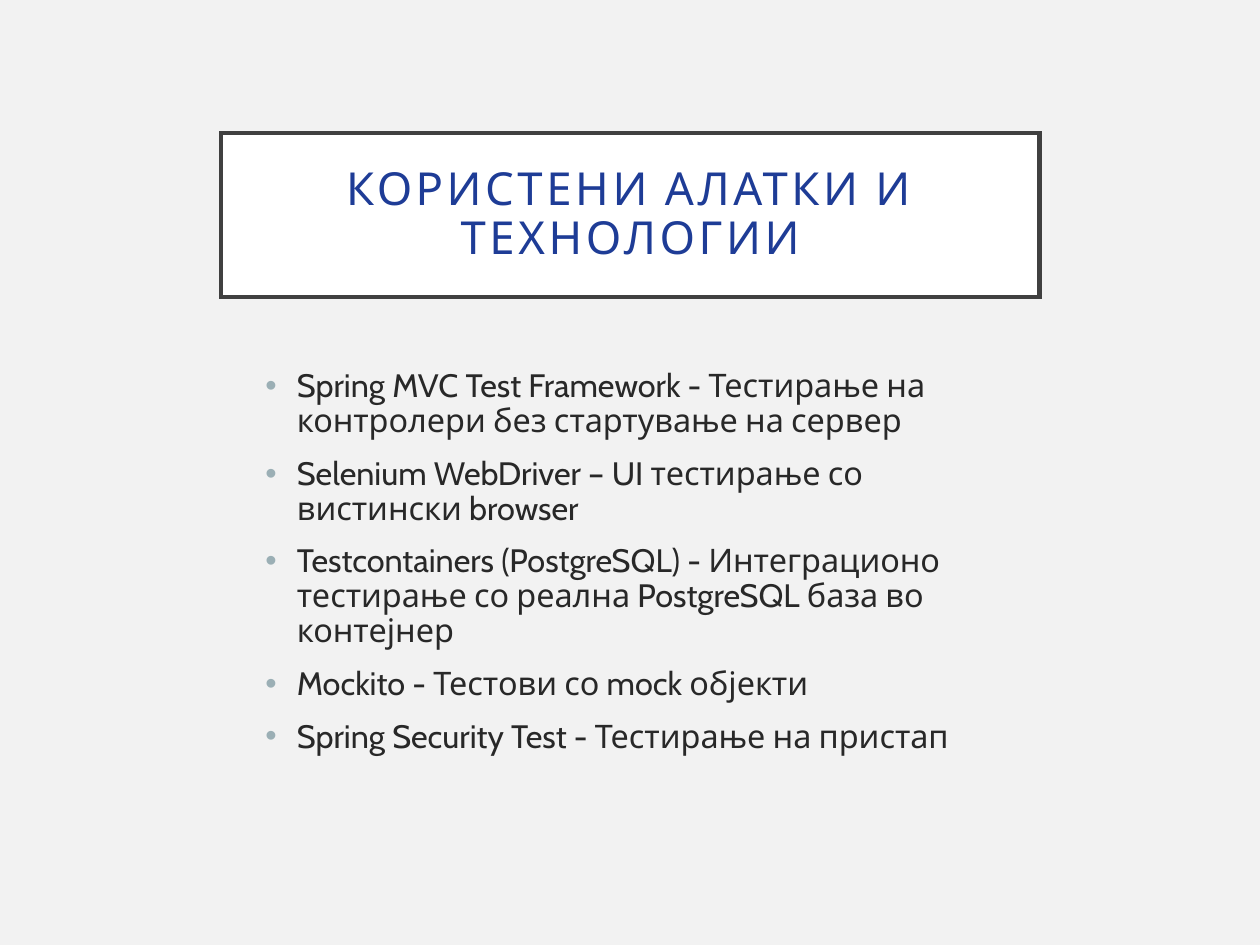
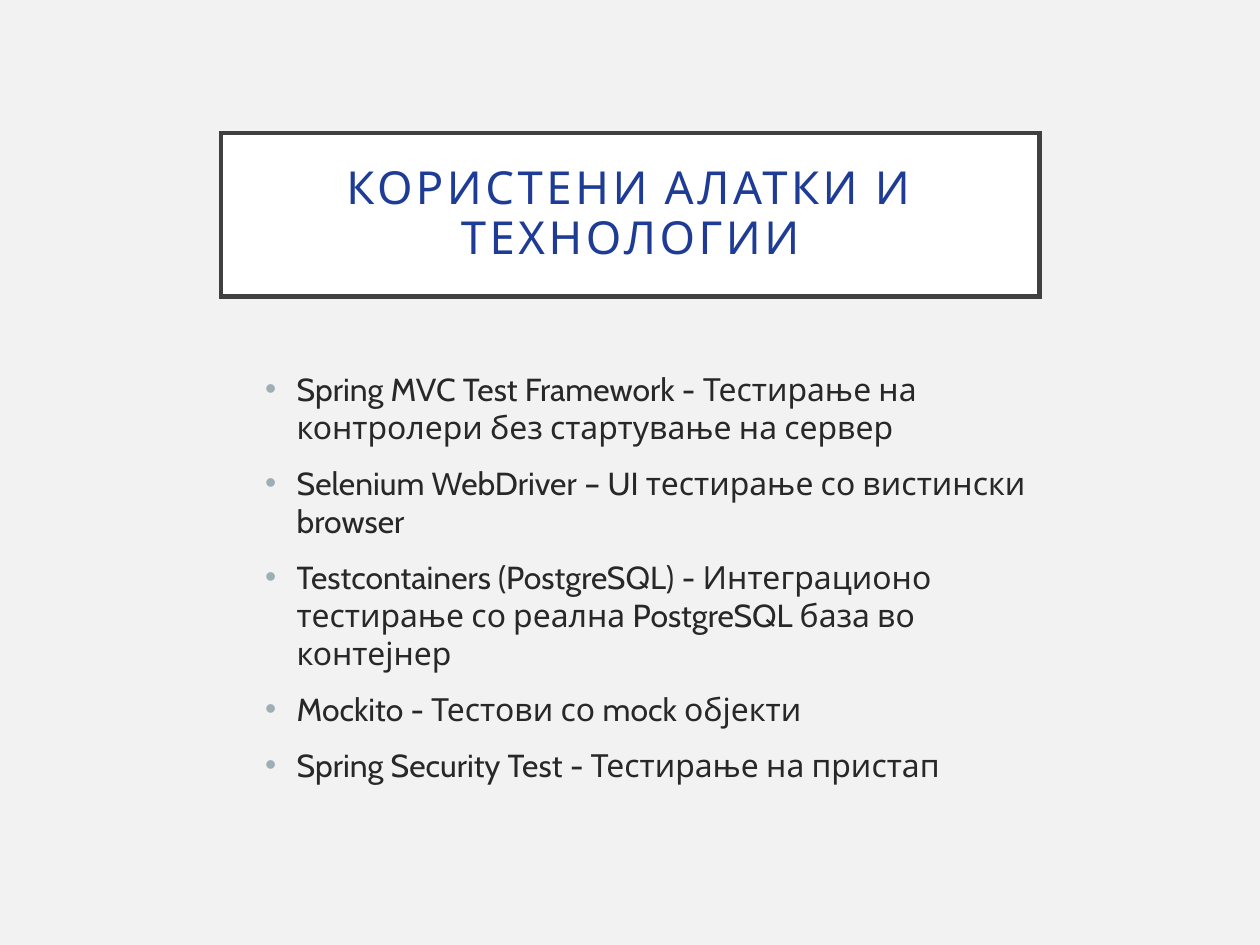
Before and after one commit to angi45/SKIT, a slide deck: slide 4 of SKIT.pptx (slide 5 before the commit). Drawn at 1260x945 pixels with LibreOffice and Linux fonts; fonts in the diff are those of the drawing. Boxes give left, top, right and bottom in pixels: in the first picture for what was removed or moved away, otherwise in the second. Text is boxed around its words. In the diff, an @@ line names an element or a change of style, - is before the commit and + after.

```diff
--- a/SKIT.pptx
+++ b/SKIT.pptx
@@ title "КОРИСТЕНИ АЛАТКИ И ТЕХНОЛОГИИ" at bbox=[222, 134, 1040, 297]: outline #404040 2.5 pt to #404040 2.49 pt @@
@@ text "Spring MVC Test Framework - ..." at bbox=[297, 377, 1025, 785]: size 18.5 to 18.2 pt; line spacing 0.9 to 1 @@
```
Also in this commit, not shown: 8 other slides changed, 2 other files.
